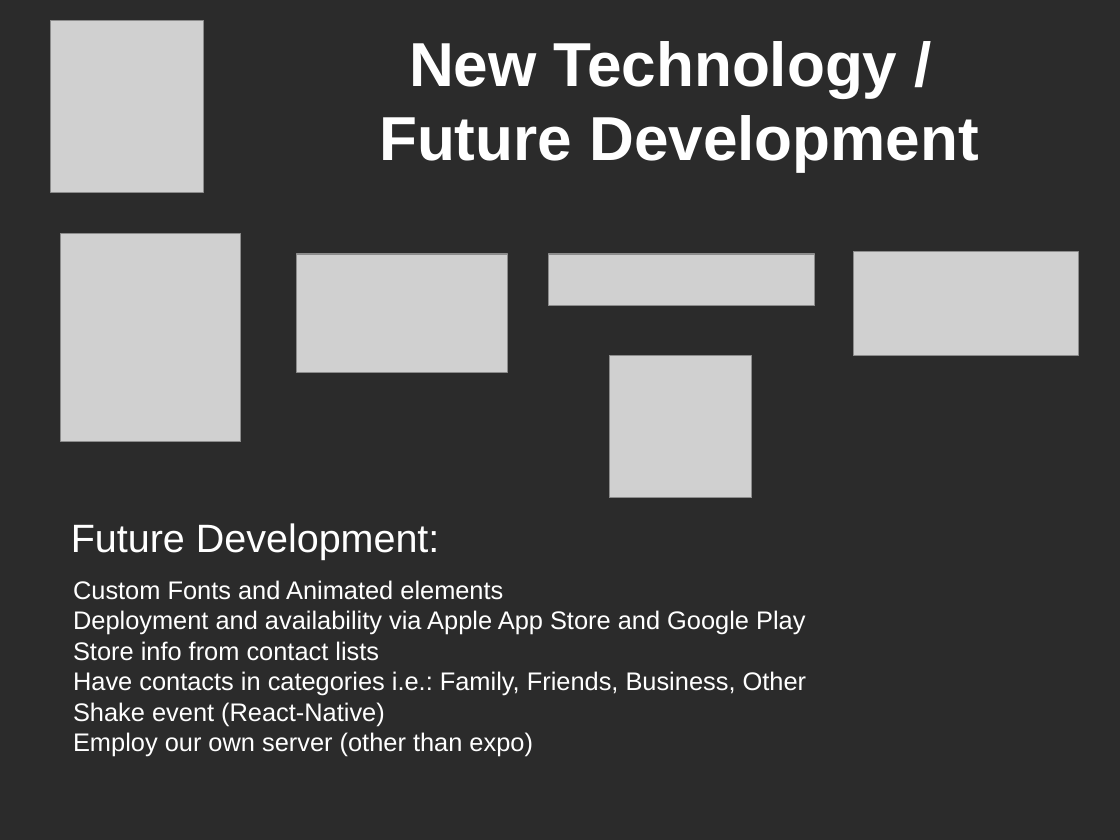
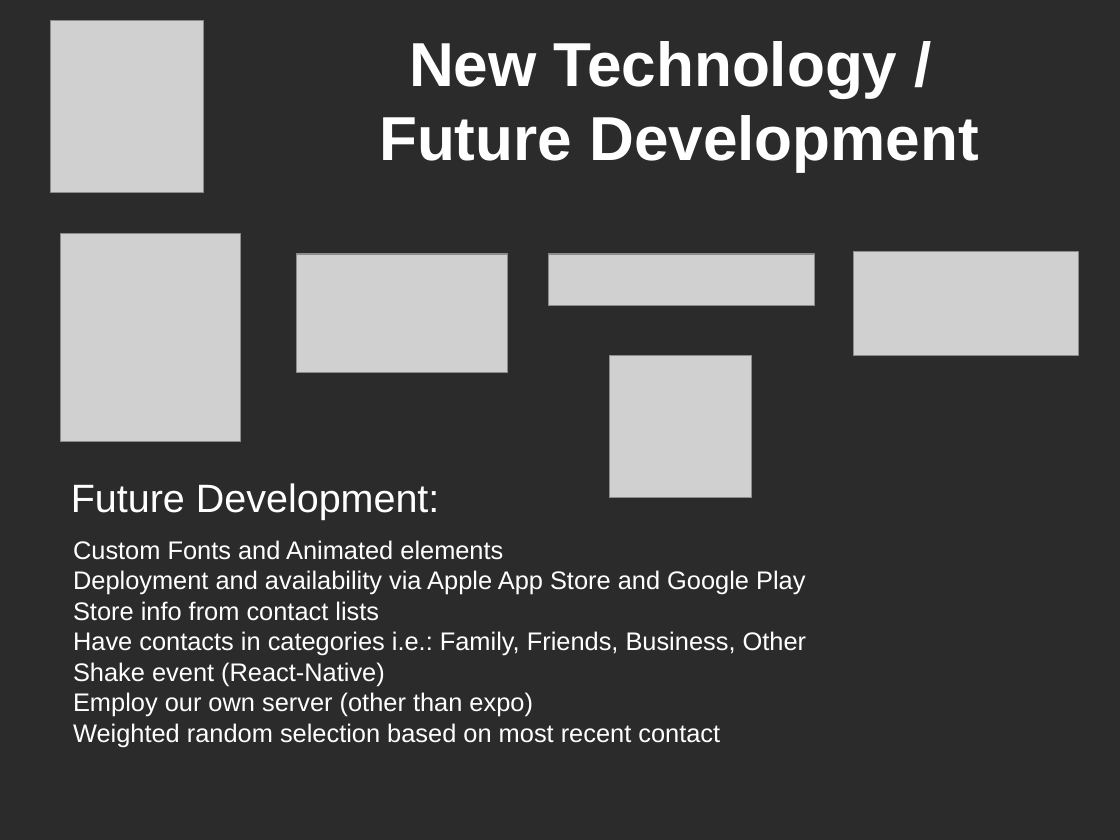
Before and after one commit to swhufnagel/Project-3, a slide deck: slide 7 of PowerPoint-SayHay/SayHayPresentation.odp. Drawn at 1120x840 pixels with LibreOffice and Linux fonts; fonts in the diff are those of the drawing; grey boxes stand for pictures; background and template pictures are left out; a plain dark background stands for a picture behind light text. Boxes give left, top, right and bottom in pixels: in the first picture for what was removed or moved away, otherwise in the second. Text is boxed around its words. In the diff, an @@ line names an element or a change of style, - is before the commit and + after.

```diff
--- a/PowerPoint-SayHay/SayHayPresentation.odp
+++ b/PowerPoint-SayHay/SayHayPresentation.odp
@@ text "Future Development:": place and size @@
-text "Future Development:" at bbox=[71, 523, 440, 560]
+text "Future Development:" at bbox=[71, 483, 440, 520]
@@ text "Custom Fonts and Animated elements": place and size @@
-text "Custom Fonts and Animated elements" at bbox=[73, 580, 806, 757]
+text "Custom Fonts and Animated elements" at bbox=[73, 540, 806, 747]
@@ text at bbox=[73, 723, 720, 747]: paragraph added @@
+Weighted random selection based on most recent contact
```
Also in this commit, not shown: 3 other files.
